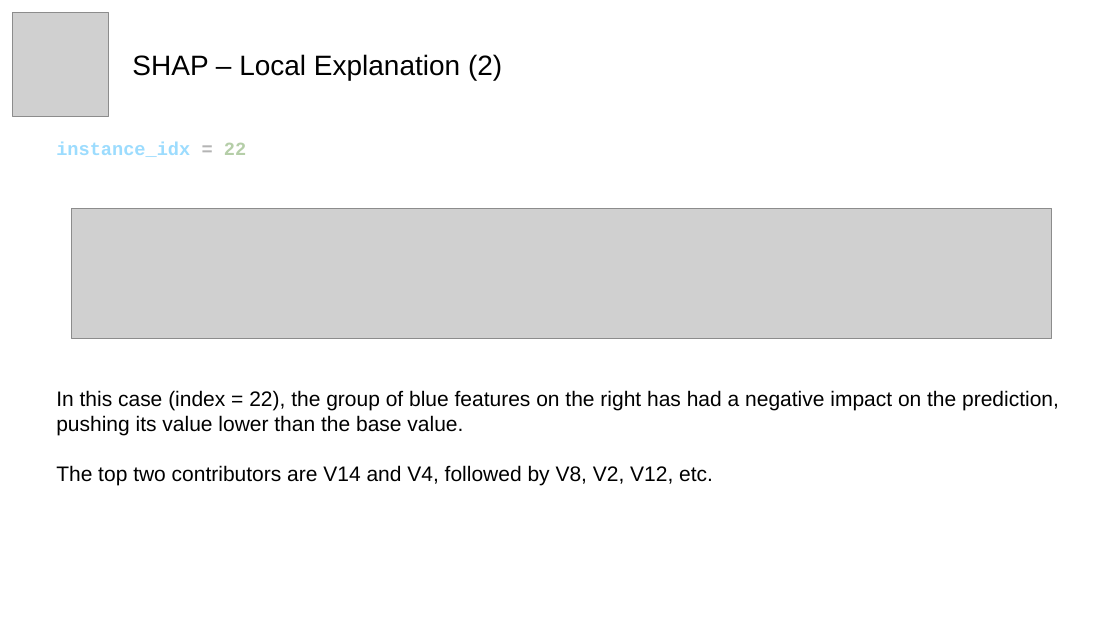
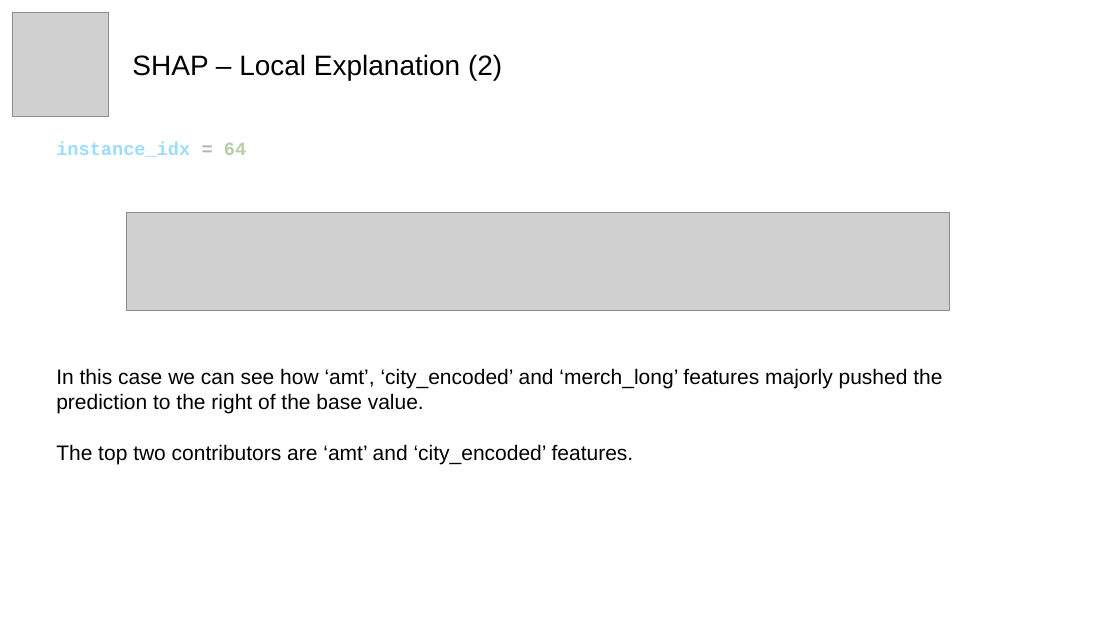
Before and after one commit to dlleonardo/credit-card-fraud-detection-xai, a slide deck: slide 13 of credit_card_fraud_detection.pptx. Drawn at 1120x630 pixels with LibreOffice and Linux fonts; fonts in the diff are those of the drawing; grey boxes stand for pictures. Boxes give left, top, right and bottom in pixels: in the first picture for what was removed or moved away, otherwise in the second. Text is boxed around its words. In the diff, an @@ line names an element or a change of style, - is before the commit and + after.

```diff
--- a/credit_card_fraud_detection.pptx
+++ b/credit_card_fraud_detection.pptx
@@ text at [56,142,246,157]: text changed @@
-instance_idx = 22
+instance_idx = 64
@@ picture: place and size @@
-picture at [71,208,1052,339]
+picture at [127,213,950,311]
@@ text at [56,368,942,464]: text changed @@
-In this case (index = 22), the group of blue features on the right has had a negative impact on the prediction,
-pushing its value lower than the base value.
-The top two contributors are V14 and V4, followed by V8, V2, V12, etc.
+In this case we can see how ‘amt’, ‘city_encoded’ and ‘merch_long’ features majorly pushed the prediction to the right of the base value.
+The top two contributors are ‘amt’ and ‘city_encoded’ features.
```
Also in this commit, not shown: 11 other slides changed, 4 slides added, 6 slides removed.
